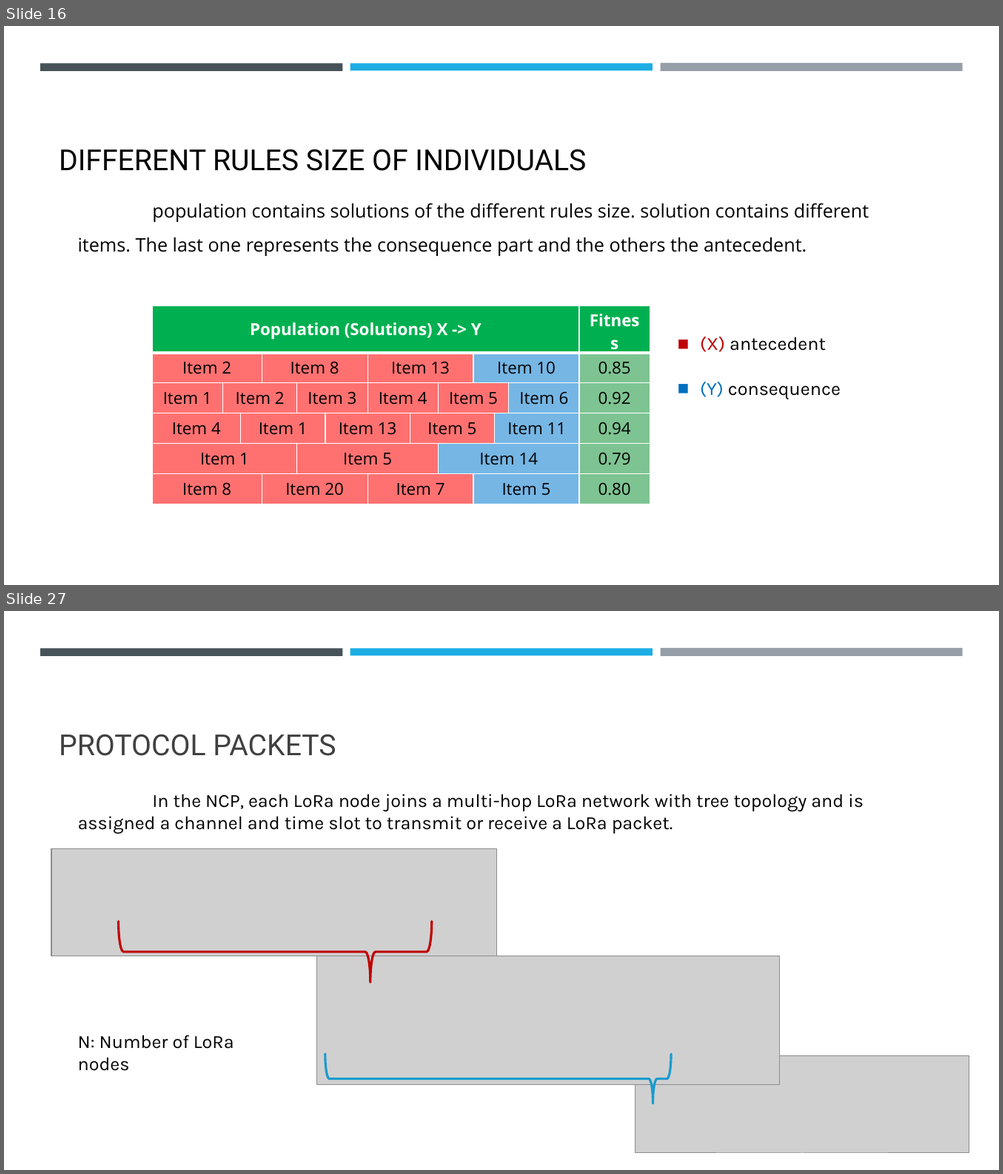
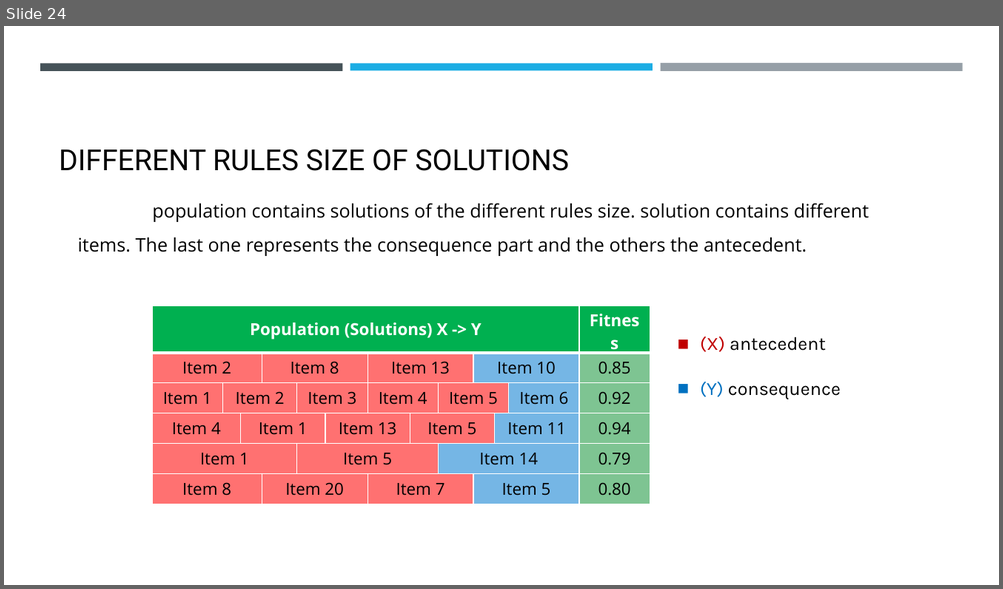
Before and after one commit to Wanarut/Review_literature, a slide deck: Impact of Genetic Algorithms Operators on Association Rules Extraction.pptx. Shown one above the other, each under a label of ours: slides 16 and 27 before the commit, slide 24 after it; the slides between them are not shown. The pictures are 1003x1174 and 1003x589 pixels, drawn with LibreOffice and Linux fonts; fonts in the diff are those of the drawing; grey boxes stand for pictures. Boxes give left, top, right and bottom in pixels: in the first picture for what was removed or moved away, otherwise in the second. Text is boxed around its words. In the diff, an @@ line names an element or a change of style, - is before the commit and + after.

```diff
--- a/Impact of Genetic Algorithms Operators on Association Rules Extraction.pptx
+++ b/Impact of Genetic Algorithms Operators on Association Rules Extraction.pptx
@@ slide 27 removed at [4,611,999,1170], background #FFFFFF; not listed: 3 template elements that a slide beside it also shows @@
@@ title removed at [59,734,336,756] @@
-PROTOCOL PACKETS
@@ text removed at [78,794,863,834] @@
-In the NCP, each LoRa node joins a multi-hop LoRa network with tree topology and is assigned a channel and time slot to transmit or receive a LoRa packet.
@@ picture removed at [52,849,496,957] @@
@@ right brace removed at [118,921,432,982] @@
@@ picture removed at [316,957,780,1085] @@
@@ text removed at [78,1035,234,1071] @@
-N: Number of LoRa nodes
@@ right brace removed at [325,1054,671,1105] @@
@@ picture removed at [635,1056,970,1153] @@
@@ what was slide 16 is now slide 24 @@
@@ slide 24 changed as well @@
@@ title at [59,149,569,171]: text changed @@
-DIFFERENT RULES SIZE OF INDIVIDUALS
+DIFFERENT RULES SIZE OF SOLUTIONS
```
Also in this commit, not shown: 4 other slides changed, 37 slides added, 42 other slides removed.
